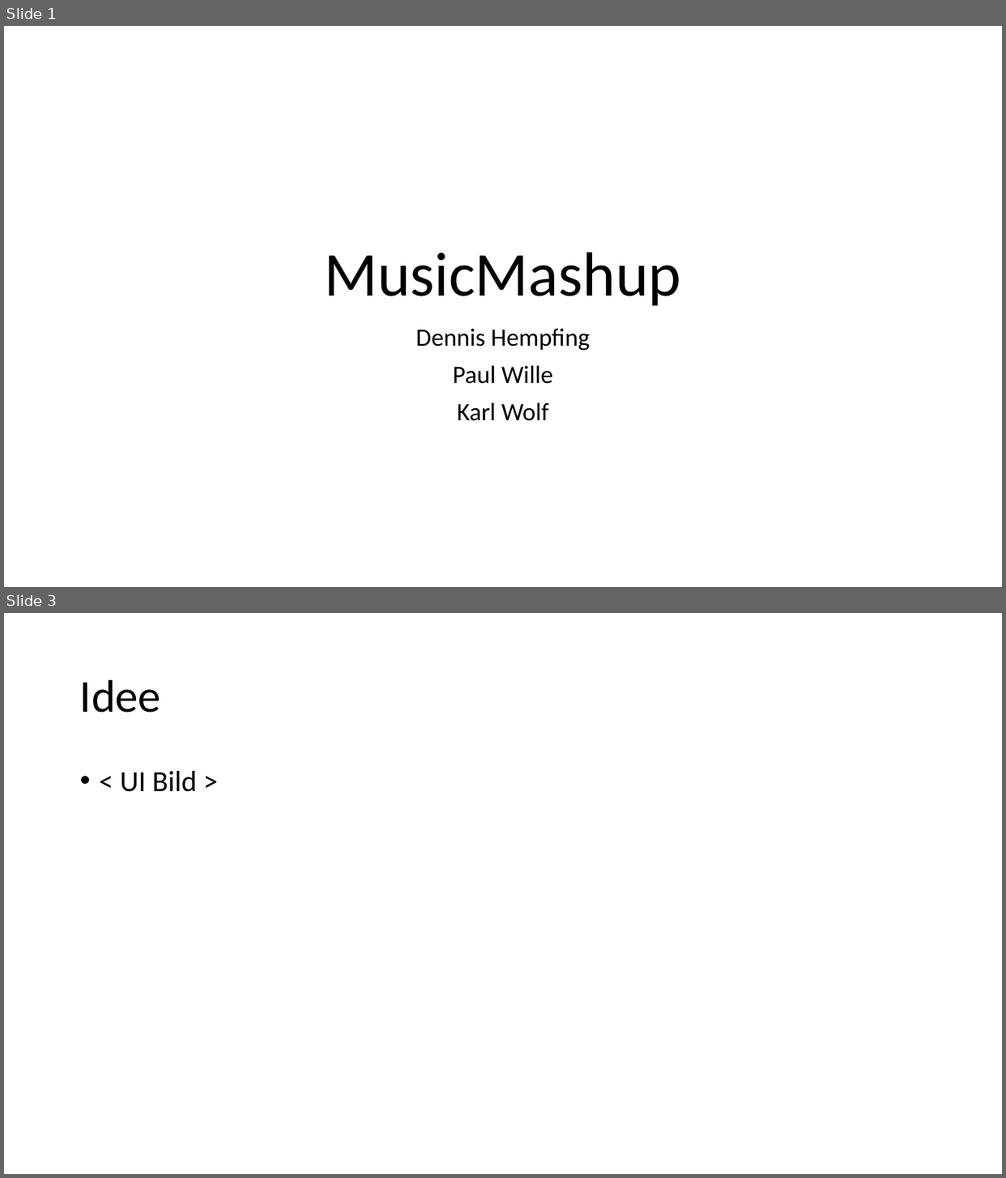
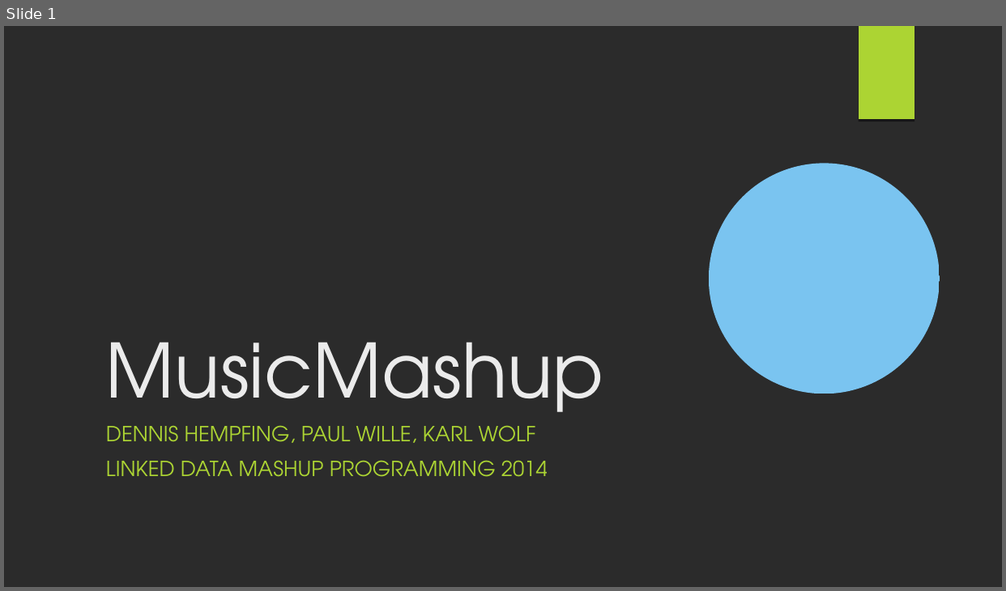
Before and after one commit to wolfkarl/MusicMashup, a slide deck: vortrag/MusicMashup_Zwischen.odp. Shown one above the other, each under a label of ours: slides 1 and 3 before the commit, slide 1 after it; the slides between them are not shown. The pictures are 1006x1178 and 1006x591 pixels, drawn with LibreOffice and Linux fonts; fonts in the diff are those of the drawing; background and template pictures are left out; a plain dark background stands for a picture behind light text. Boxes give left, top, right and bottom in pixels: in the first picture for what was removed or moved away, otherwise in the second. Text is boxed around its words. In the diff, an @@ line names an element or a change of style, - is before the commit and + after.

```diff
--- a/vortrag/MusicMashup_Zwischen.odp
+++ b/vortrag/MusicMashup_Zwischen.odp
@@ slide 3 removed at [4,613,1002,1174], background #FFFFFF @@
@@ title removed at [80,679,161,713] @@
-Idee
@@ text removed at [120,771,197,792] @@
-• < UI Bild >
@@ slide 1 changed as well @@
@@ background #FFFFFF to picture (left out) @@
@@ freeform shape added at [859,26,914,120], fill #ACD433 @@
@@ title "MusicMashup": place and size @@
-title "MusicMashup" at [325,252,682,306]
+title "MusicMashup" at [106,342,604,433]
@@ title "MusicMashup" at [106,342,604,433]: size 60 to 72 pt, font Calibri to TeX Gyre Adventor, text colour #000000 to #EBEBEB; alignment centre to left; line spacing 0.9 to 1 @@
@@ freeform shape added at [709,163,939,394], fill #7AC4F0 @@
@@ subtitle at [106,425,548,477]: text changed; size 24 to 20 pt; font Calibri to TeX Gyre Adventor; text colour #000000 to #ACD433 @@
-Dennis Hempfing
-Paul Wille
-Karl Wolf
+DENNIS HEMPFING, PAUL WILLE, KARL WOLF
+LINKED DATA MASHUP PROGRAMMING 2014
```
Also in this commit, not shown: 2 other slides changed, 13 slides added, 3 other slides removed, 1 other file.
